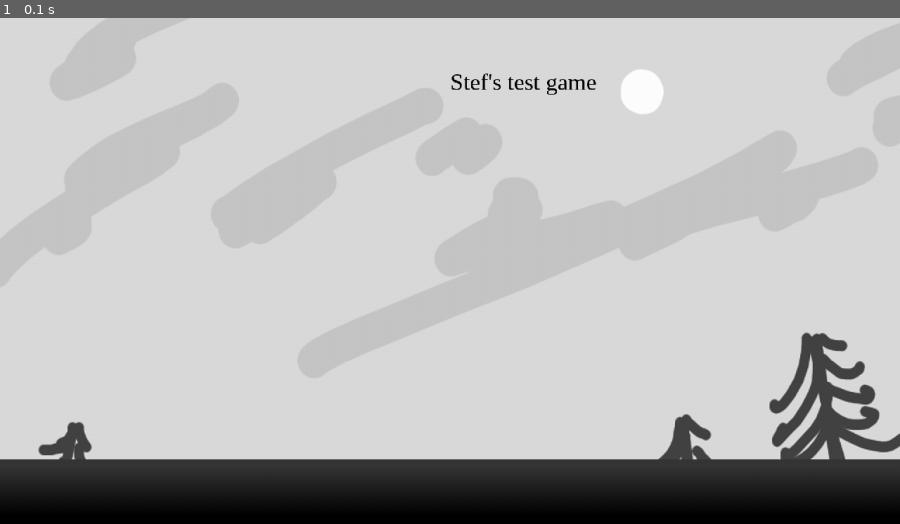
Above: before the commit, frame 1.
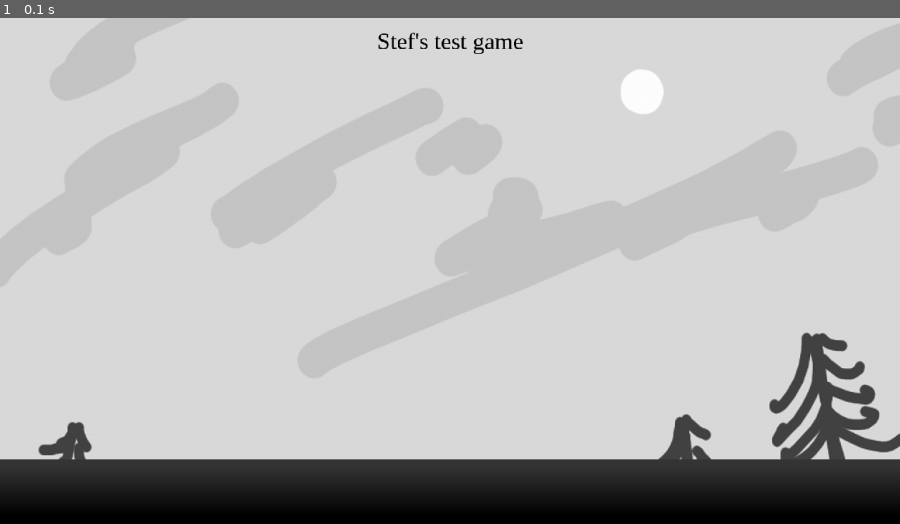
Above: after the commit, the same moment.

Repository: StefMcCuistion/PyGame-Practice-Exercises
Game: pygame game, started from src/main.py
The game is run twice, just before and just after one commit, with the same random seed, the same clock (stepped at 60 frames per second) and the same inputs.
Inputs:
- Up to frame 1 (0.1 s): no input

The runs differ from the first frame. In frame 1, 0.4% of the frame differs, in the area x 42-67%, y 2-16%.

Commit message:
Added find_ratio function for use in display_spr and display_txt

Diff:
--- a/src/main.py
+++ b/src/main.py
@@ -2,6 +2,18 @@
 import os
 import ctypes
 from sys import exit
+
+def find_ratio(x):
+    """
+    Finds ratio of 1920x1080 to the active resolution. Used in scaling backgrounds, sprites, and fonts.
+    """
+    if x == 1920:
+       ratio = 1
+    elif x == 1366:
+        ratio = 683/960
+    elif x == 1280:
+        ratio = 2/3
+    return ratio
 
 def display_bg(name, screen):
     img = pg.image.load(f'img/bg_{name}.png') # Loads img
@@ -13,10 +25,7 @@
     x, y = screen.get_size() # Retrieves screen size
     w, h = img.get_size() # Retrieves img dimensions
     # Determines ratio of 1920x1080 to current resolution
-    if x == 1920:
-       ratio = 1
-    elif x == 1280:
-        ratio = 2/3
+    ratio = find_ratio(x)
     # Uses ratio to resize img appropriately for current resolution
     img = pg.transform.scale(img, (w*ratio, h*ratio))
     screen.blit(img, (pos[0]*ratio, pos[1]*ratio))
@@ -24,10 +33,7 @@
 def display_txt(surf, screen, pos):
     x, y = screen.get_size()
     w, h = surf.get_size()
-    if x == 1920:
-       ratio = 1
-    elif x == 1280:
-        ratio = 2/3
+    ratio = find_ratio(x)
     surf = pg.transform.scale(surf, (w*ratio, h*ratio))
     screen.blit(surf, (pos[0]*ratio, pos[1]*ratio))
 
@@ -46,7 +52,7 @@
     display_bg('start', screen)
     display_spr('ground', screen, (0, Y-138))
 
-    txt_surf = font.render("Stef's test game", True, 'Black')
+    header = font.render("Stef's test game", True, 'Black')
 
     while True:
         for event in pg.event.get():
@@ -55,7 +61,7 @@
                 exit()
         display_bg('start', screen)
         display_spr('ground', screen, (0, Y-138))
-        display_txt(txt_surf, screen, (X*.5, Y*.1))
+        display_txt(header, screen, (X*.5-(header.get_size()[0]*.5), Y*.02))
         pg.display.update()
         clock.tick(120)
 
